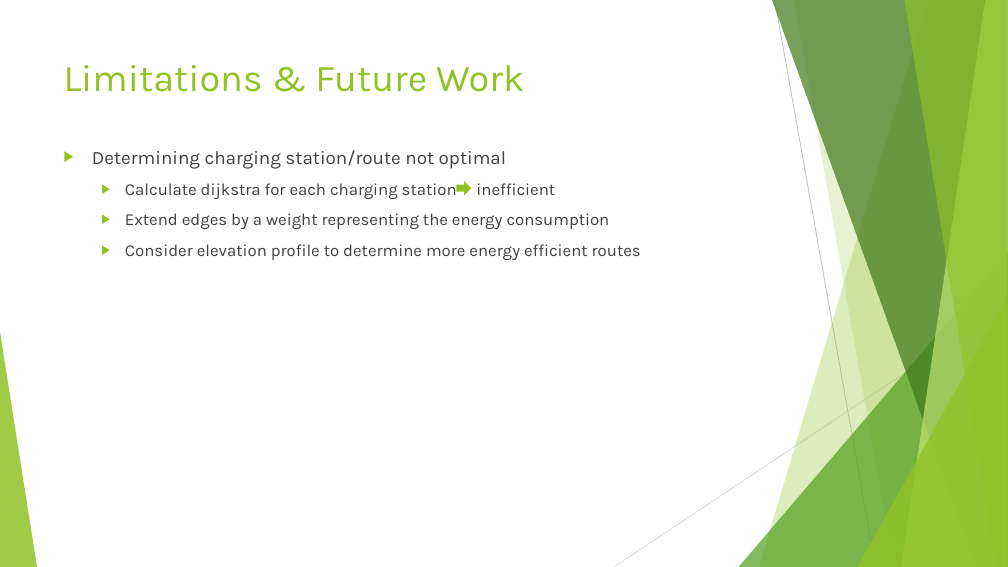
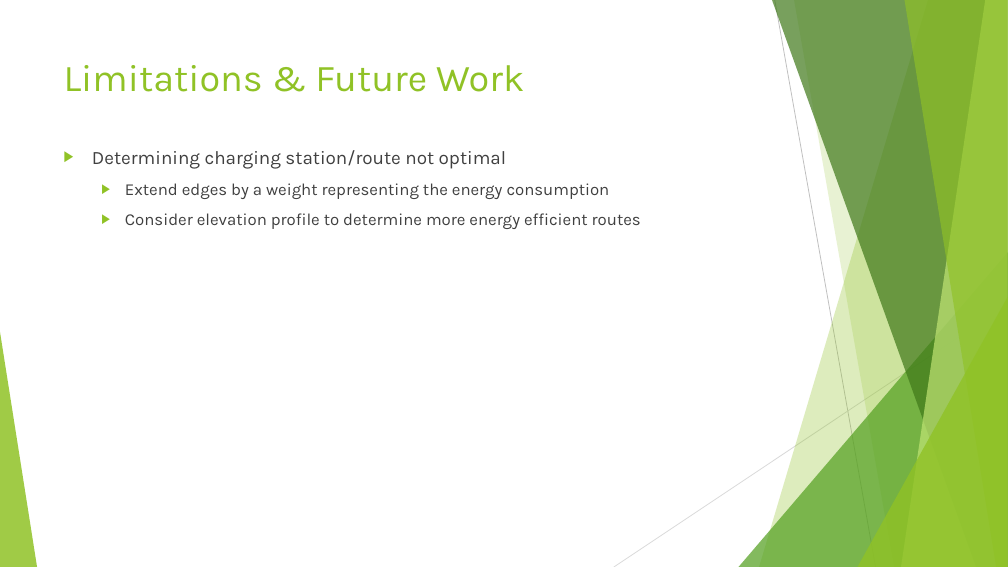
Before and after one commit to mathonto/eMaps, a slide deck: slide 11 of doc/presentation/fapra.pptx. Drawn at 1008x567 pixels with LibreOffice and Linux fonts; fonts in the diff are those of the drawing. Boxes give left, top, right and bottom in pixels: in the first picture for what was removed or moved away, otherwise in the second. Text is boxed around its words. In the diff, an @@ line names an element or a change of style, - is before the commit and + after.

```diff
--- a/doc/presentation/fapra.pptx
+++ b/doc/presentation/fapra.pptx
@@ text at (x1=125, y1=183, x2=555, y2=199): paragraph removed @@
-  ▶ Calculate dijkstra for each charging station inefficient
@@ right arrow removed at (x1=457, y1=181, x2=472, y2=195) @@
```
Also in this commit, not shown: 1 other slide changed, 1 other file.
